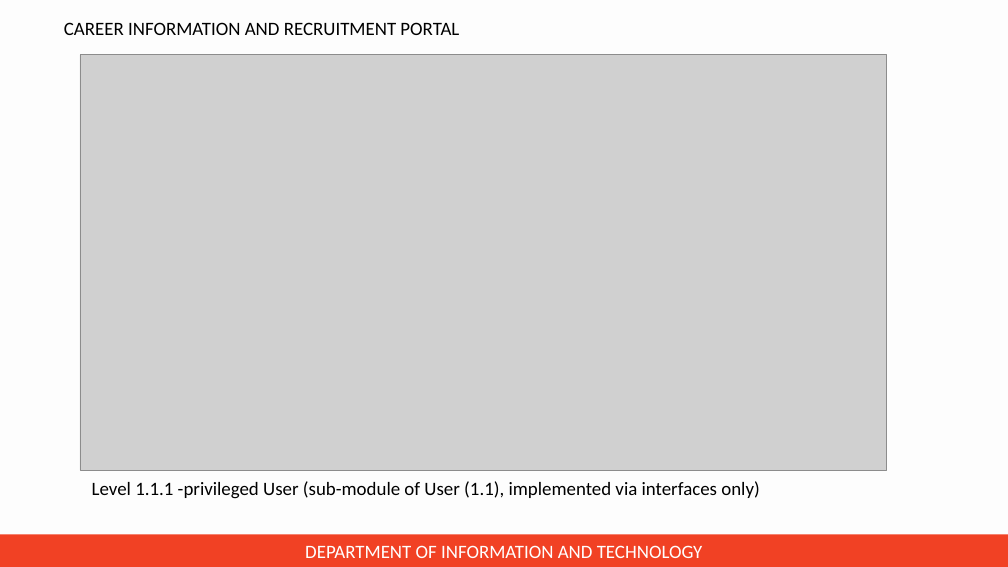
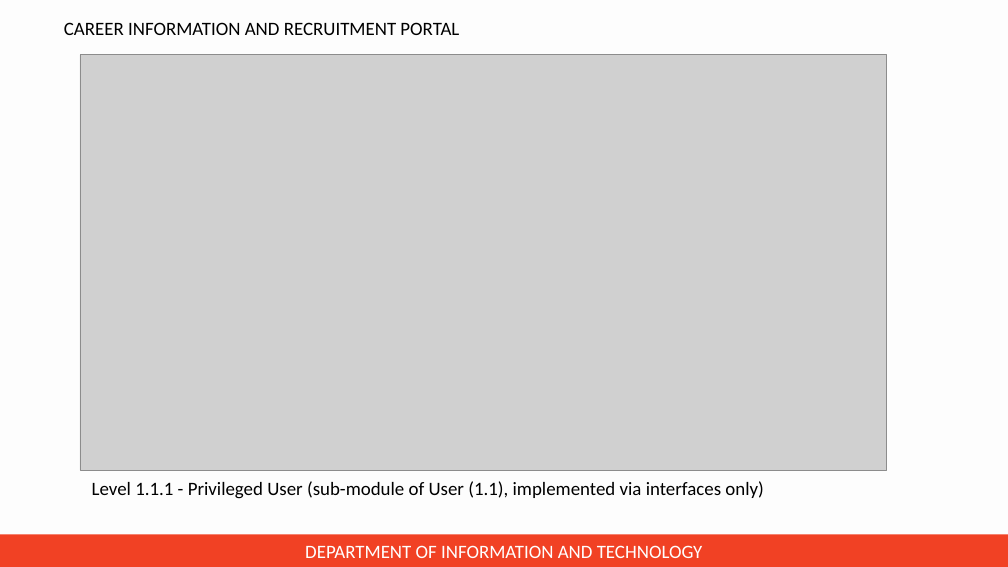
Before and after one commit to jincy-p-janardhanan/Career-Information-and-Recruitment-Portal, a slide deck: slide 13 of Presentation for zeroth review/PPT for zeroth review.pptx. Drawn at 1008x567 pixels with LibreOffice and Linux fonts; fonts in the diff are those of the drawing; grey boxes stand for pictures; background and template pictures are left out. Boxes give left, top, right and bottom in pixels: in the first picture for what was removed or moved away, otherwise in the second. Text is boxed around its words. In the diff, an @@ line names an element or a change of style, - is before the commit and + after.

```diff
--- a/Presentation for zeroth review/PPT for zeroth review.pptx
+++ b/Presentation for zeroth review/PPT for zeroth review.pptx
@@ text at box(92, 481, 763, 499): text changed @@
-Level 1.1.1 -privileged User (sub-module of User (1.1), implemented via interfaces only)
+Level 1.1.1 - Privileged User (sub-module of User (1.1), implemented via interfaces only)
```
Also in this commit, not shown: 18 other slides changed.
